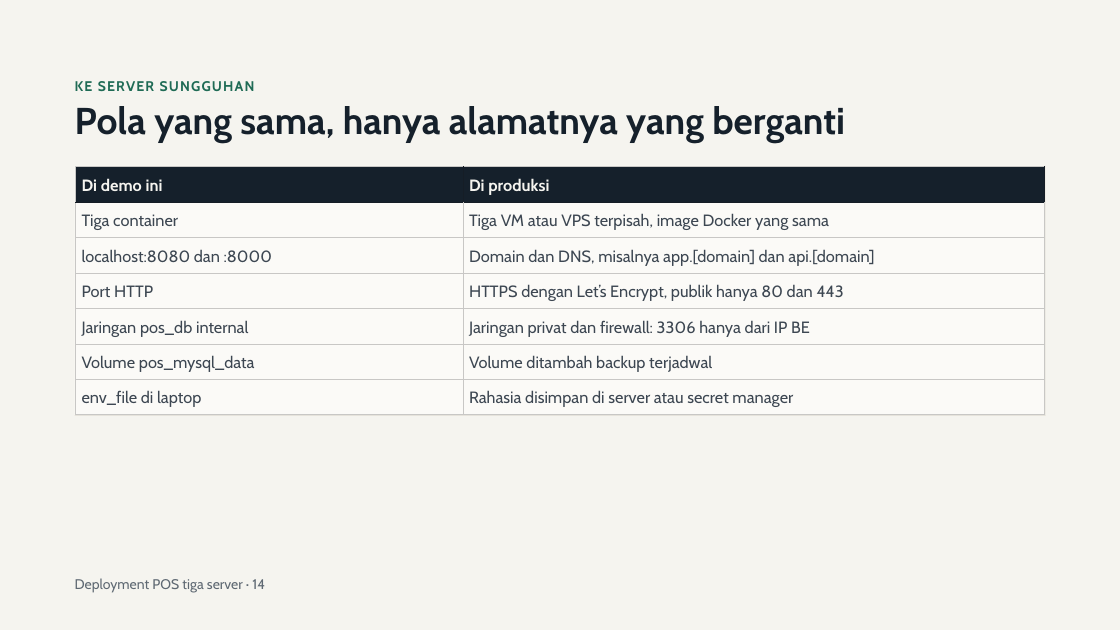
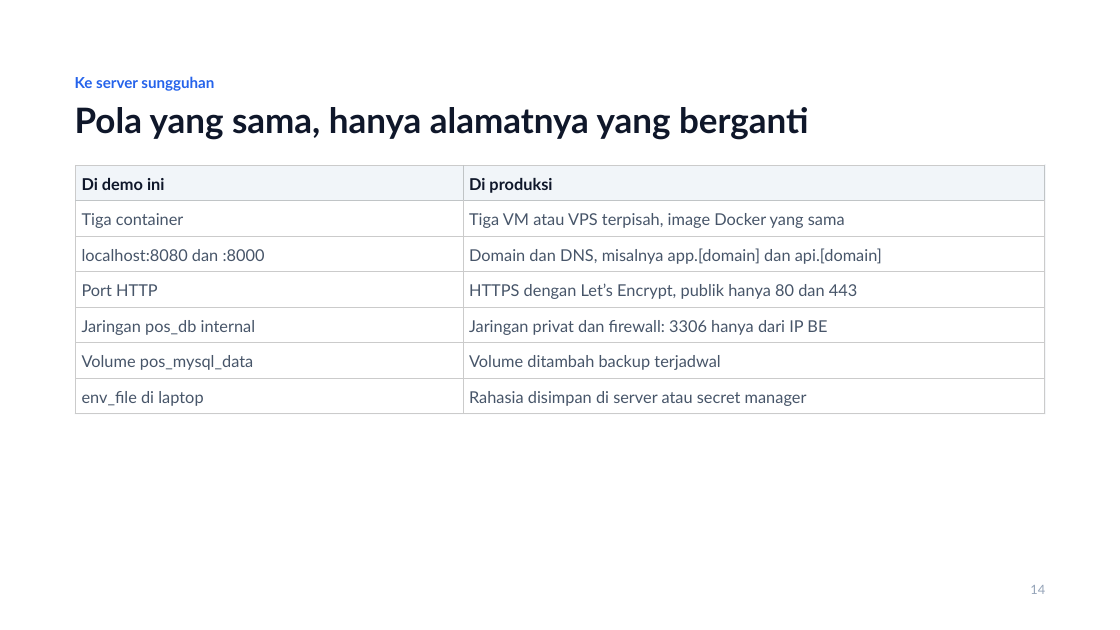
Before and after one commit to JonathanZefanya/Point-Of-Sale, a slide deck: slide 14 of Deployment POS Tiga Server.pptx. Drawn at 1120x630 pixels with LibreOffice and Linux fonts; fonts in the diff are those of the drawing. Boxes give left, top, right and bottom in pixels: in the first picture for what was removed or moved away, otherwise in the second. Text is boxed around its words. In the diff, an @@ line names an element or a change of style, - is before the commit and + after.

```diff
--- a/Deployment POS Tiga Server.pptx
+++ b/Deployment POS Tiga Server.pptx
@@ background #F5F4EF to #FFFFFF @@
@@ text at box(75, 76, 214, 91): text changed; size 12 to 13 pt; font Cabin to Lato; text colour #1F6B55 to #2563EB @@
-KE SERVER SUNGGUHAN
+Ke server sungguhan
@@ title "Pola yang sama, hanya alamatnya ..." at box(75, 107, 809, 140): size 32 to 30 pt, font Cabin to Lato, text colour #15202B to #0F172A; line spacing 35.2pt to 34.5pt @@
@@ rectangle removed at box(75, 166, 1046, 416) @@
@@ table at box(76, 166, 1044, 413) @@
@@ fill #15202B to #F1F5F9 in row 1 @@
@@ font Cabin to Lato, text colour #3D4752 to #475569 @@
@@ text colour #F5F4EF to #0F172A in "Di demo ini", "Di produksi" @@
@@ borders changed @@
@@ line (1045, 164) - (1045, 414): stroke #DDD9CE 0.5 pt to #E2E8F0 0.5 pt @@
@@ line (75, 414) - (1045, 414): stroke #DDD9CE 0.5 pt to #E2E8F0 0.5 pt @@
@@ text at box(1030, 585, 1045, 594): text changed; size 12 to 11 pt; font Cabin to Lato; text colour #5F6973 to #94A3B8 @@
-Deployment POS tiga server · 14
+14
```
Also in this commit, not shown: 14 other slides changed, 2 other files.
